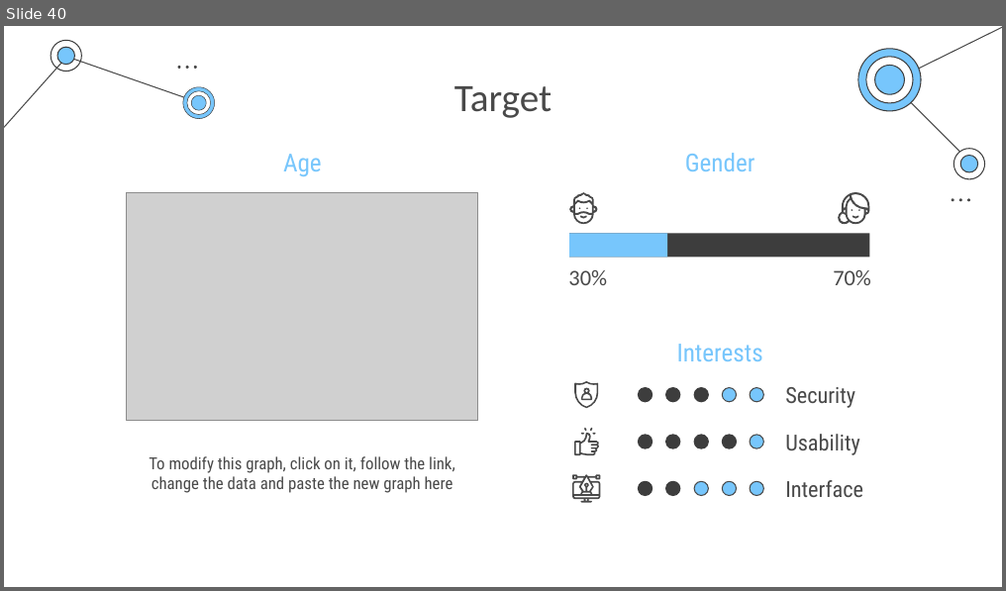
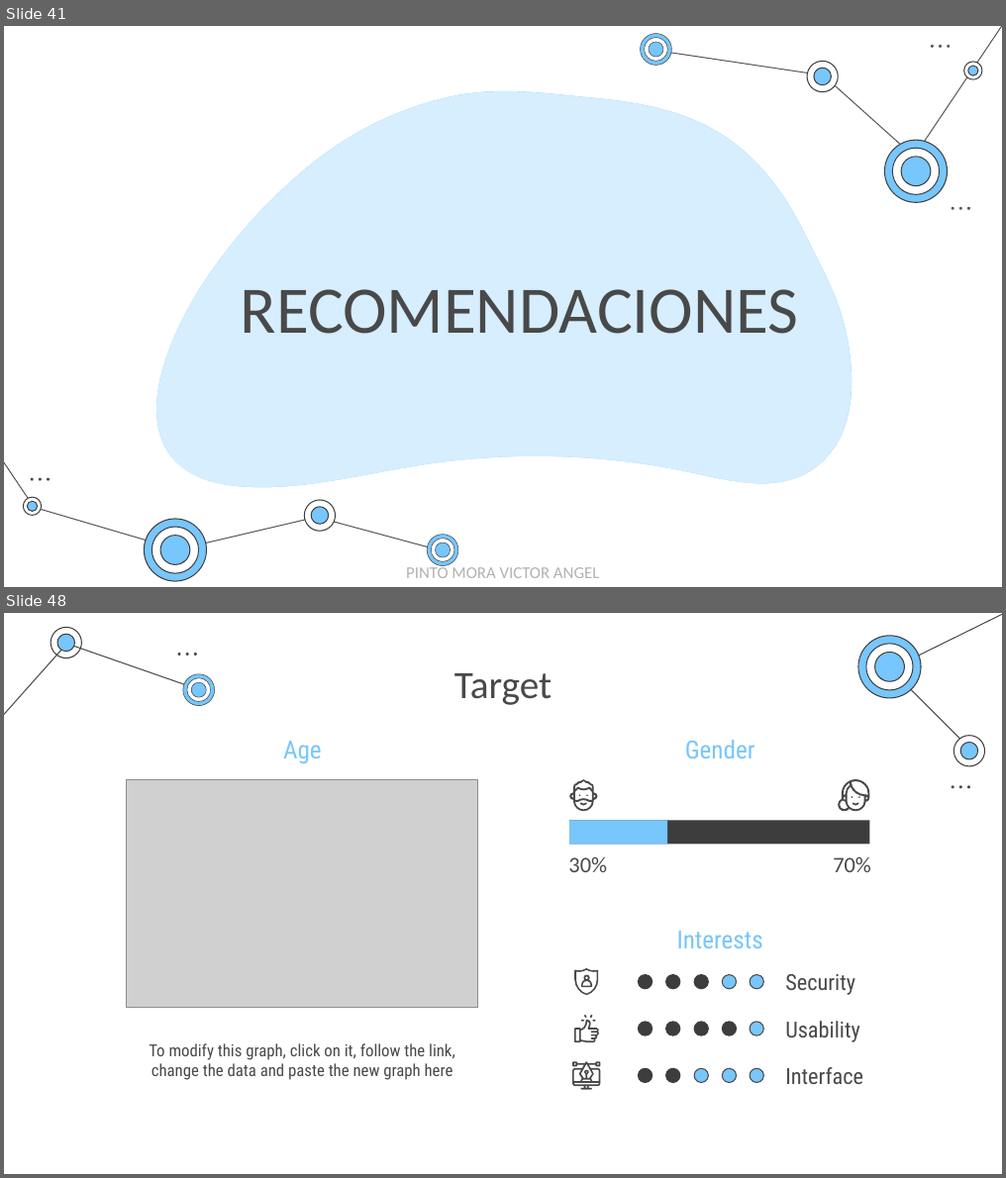
Before and after one commit to EgCooper/Mxt-Technology, a slide deck: Documentacion/Mxt-Technology Presentacion.pptx. Shown one above the other, each under a label of ours: slide 40 before the commit, slides 41 and 48 after it; the slides between them are not shown. The pictures are 1006x591 and 1006x1178 pixels, drawn with LibreOffice and Linux fonts; fonts in the diff are those of the drawing; grey boxes stand for pictures. Boxes give left, top, right and bottom in pixels: in the first picture for what was removed or moved away, otherwise in the second. Text is boxed around its words. In the diff, an @@ line names an element or a change of style, - is before the commit and + after.

```diff
--- a/Documentacion/Mxt-Technology Presentacion.pptx
+++ b/Documentacion/Mxt-Technology Presentacion.pptx
@@ slide 41 added at (4,26,1002,587), background #FFFFFF @@
@@ freeform shape added at (152,91,856,487), fill #77C6FC @@
@@ freeform shape added at (156,92,851,488), fill #D6EEFE @@
@@ group added at (4,26,1002,582): 40 freeform shapes, 9 ellipses, 7 lines @@
@@ title added at (241,289,799,334), 48 pt, text #494949 @@
+RECOMENDACIONES
@@ text added at (406,565,599,578), 12 pt, text #B2B2B2 @@
+PINTO MORA VICTOR ANGEL
@@ what was slide 40 is now slide 48 @@
```
Also in this commit, not shown: 36 slides changed, 9 other slides added, 2 slides removed, 1 other file.
